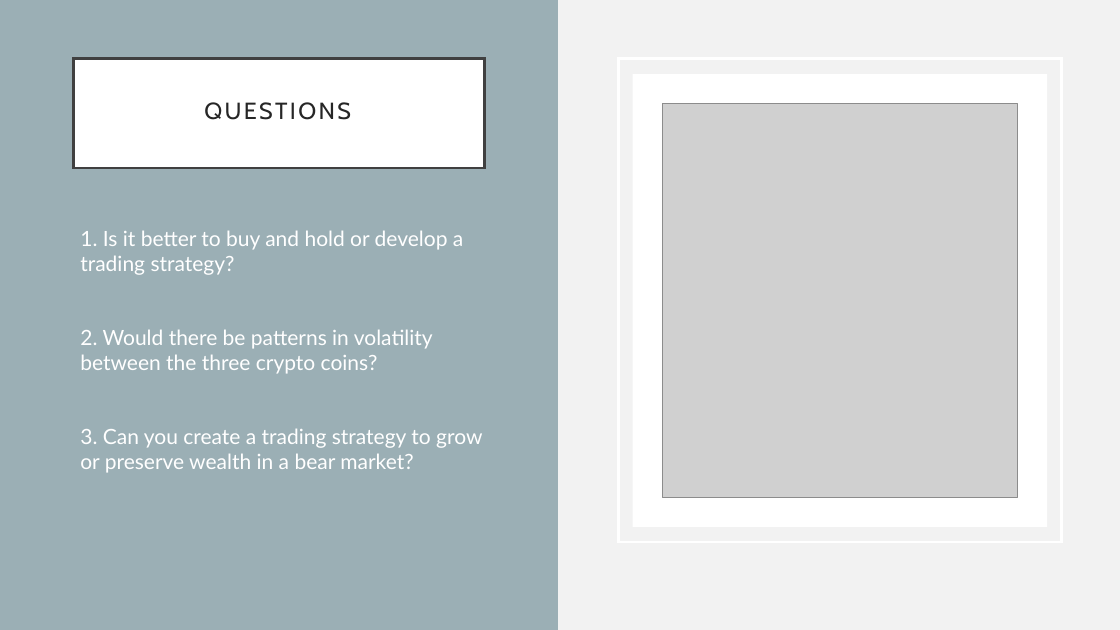
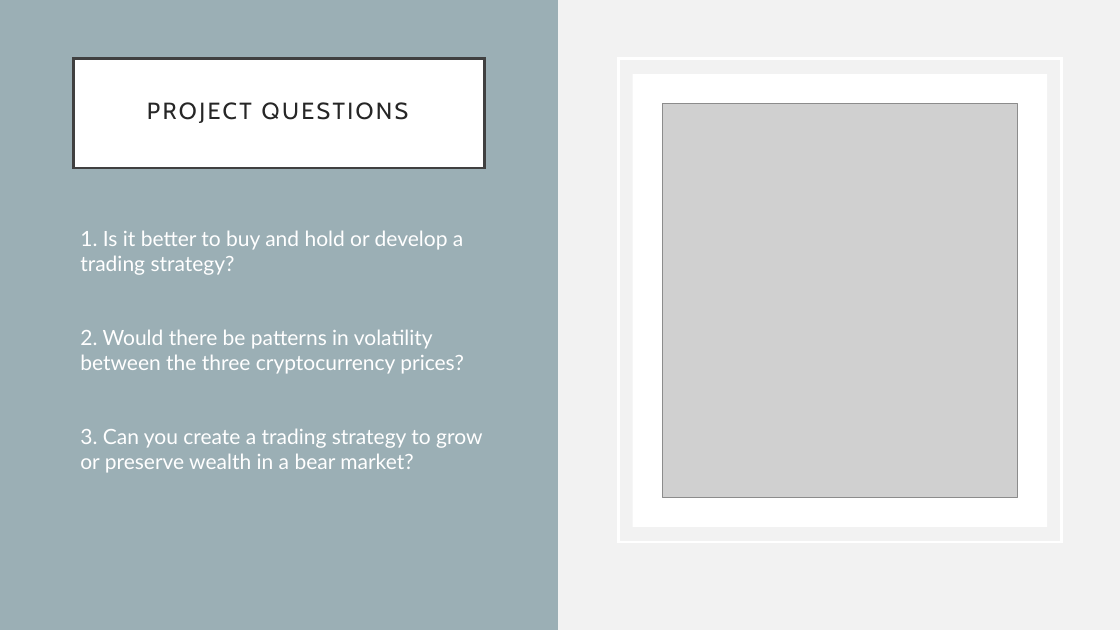
Before and after one commit to Alacrity01/sentiment-trading, a slide deck: slide 6 of Sentiment_Trading.pptx. Drawn at 1120x630 pixels with LibreOffice and Linux fonts; fonts in the diff are those of the drawing; grey boxes stand for pictures. Boxes give left, top, right and bottom in pixels: in the first picture for what was removed or moved away, otherwise in the second. Text is boxed around its words. In the diff, an @@ line names an element or a change of style, - is before the commit and + after.

Commit message:
Sat. 11:25am push

```diff
--- a/Sentiment_Trading.pptx
+++ b/Sentiment_Trading.pptx
@@ title at bbox=[73, 59, 484, 168]: text changed @@
-QUESTIONS
+PROJECT QUESTIONS
@@ text at bbox=[80, 329, 464, 374]: text changed @@
-• 2. Would there be patterns in volatility between the three crypto coins?
+• 2. Would there be patterns in volatility between the three cryptocurrency prices?
```
Also in this commit, not shown: 3 other slides changed.
